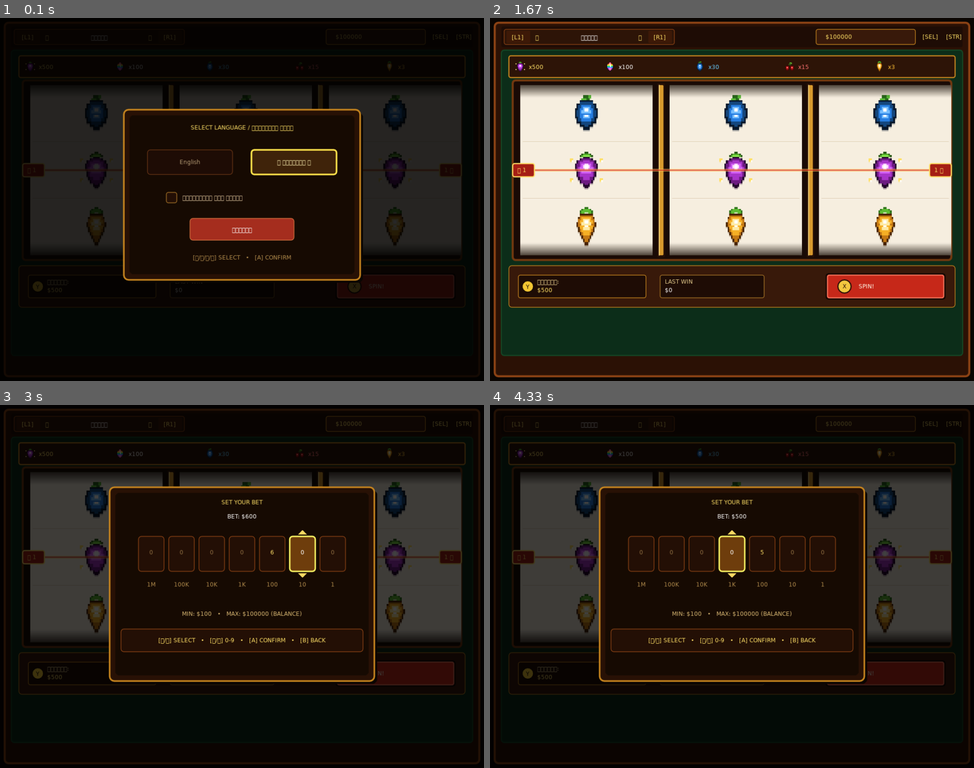
Above: before the commit, frames 1-4 (two rows, left to right).
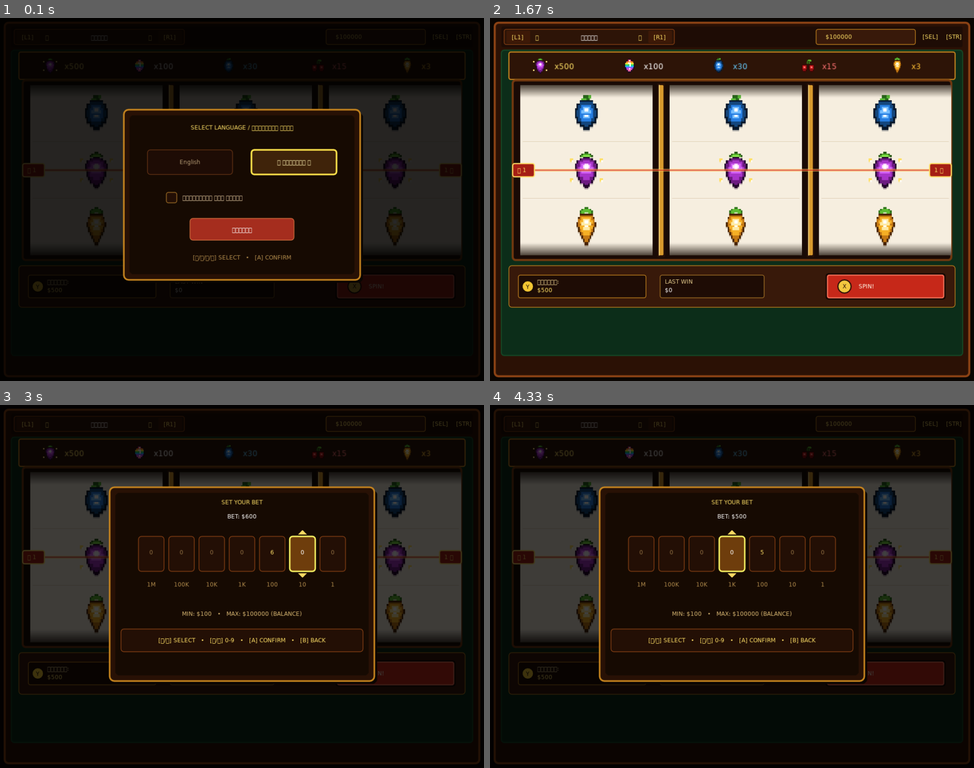
Above: after the commit, the same moments.

Repository: byMr712/SlotGame-PortMaster
Game: LÖVE game, started from casino/main.lua
Two runs of this game, one before a commit and one after it. Both use one fixed random seed, a clock stepped at 60 frames per second and the inputs below.
Inputs (mouse positions are in pixels of both pictures, inside the frame that each line leads up to):
- Up to frame 1 (0.1 s): no input
- Up to frame 2 (1.67 s): hold Right 0.33-0.8 s; click (785, 163) at 0.88 s; click "Запомнить мой выбор" at 1.22 s; click "ИГРАТЬ" at 1.55 s
- Up to frame 3 (3 s): tap Y at 1.83 s; hold Up 2.17-2.47 s; hold Right 2.5-2.97 s
- Up to frame 4 (4.33 s): hold Left 3-3.53 s; hold Down 3.57-3.87 s; hold Left 3.9-4.3 s

The runs differ from the first frame. In frame 1, 0.3% of the frame differs, in the area x 3-97%, y 9-18%; in frame 2, 2.8%; in frame 3, 1.1%; in frame 4, 1.1%.

Commit message:
fix(slots): expand paytable plaque downward closer to reel cabinet, scale up sprites to 36px and multipliers by 1.35x

Diff:
--- a/casino/src/games/slots.lua
+++ b/casino/src/games/slots.lua
@@ -165,25 +165,27 @@
 function slots.draw()
     -- 1. Верхняя латунная плашка таблицы выплат (с аутентичными пиксель-арт спрайтами)
     love.graphics.setColor(0.18, 0.08, 0.03)
-    love.graphics.rectangle("fill", 40, 80, 944, 46, 4)
+    love.graphics.rectangle("fill", 40, 72, 944, 58, 4)
     love.graphics.setColor(0.78, 0.52, 0.12)
     love.graphics.setLineWidth(2)
-    love.graphics.rectangle("line", 40, 80, 944, 46, 4)
-    love.graphics.setLineWidth(1)
-
-    -- Элементы таблицы выплат (RTP ~99%, hit rate ~33%)
+    love.graphics.rectangle("line", 40, 72, 944, 58, 4)
+    love.graphics.setLineWidth(1)
+
+    -- Элементы таблицы выплат (увеличенные спрайты и значения xMULT)
     local payItems = {
-        { sym = "stardrop", mult = "x500", label = "JACKPOT", col = {1, 0.88, 0.4}, x = 50 },
-        { sym = "prism", mult = "x100", label = "SHARD", col = {1, 1, 1}, x = 240 },
-        { sym = "ancient", mult = "x30", label = "FRUIT", col = {0.4, 0.8, 1}, x = 430 },
-        { sym = "cherry", mult = "x15", label = "CHERRY", col = {1, 0.45, 0.45}, x = 620 },
-        { sym = "parsnip", mult = "x3", label = "PARSNIP", col = {1, 0.75, 0.2}, x = 810 },
+        { sym = "stardrop", mult = "x500", col = {1, 0.88, 0.4} },
+        { sym = "prism", mult = "x100", col = {1, 1, 1} },
+        { sym = "ancient", mult = "x30", col = {0.4, 0.8, 1} },
+        { sym = "cherry", mult = "x15", col = {1, 0.45, 0.45} },
+        { sym = "parsnip", mult = "x3", col = {1, 0.75, 0.2} },
     }
 
-    for _, item in ipairs(payItems) do
-        sprites.draw(item.sym, item.x + 14, 103, 24)
+    local colW = 944 / 5
+    for i, item in ipairs(payItems) do
+        local colX = 40 + (i - 0.5) * colW
+        sprites.draw(item.sym, colX - 28, 101, 36)
         love.graphics.setColor(item.col)
-        love.graphics.print(item.mult, item.x + 32, 96)
+        love.graphics.print(item.mult, colX + 2, 92, 0, 1.35, 1.35)
     end
 
     -- 2. Внешняя рама автомата (массивное дерево салуна)
